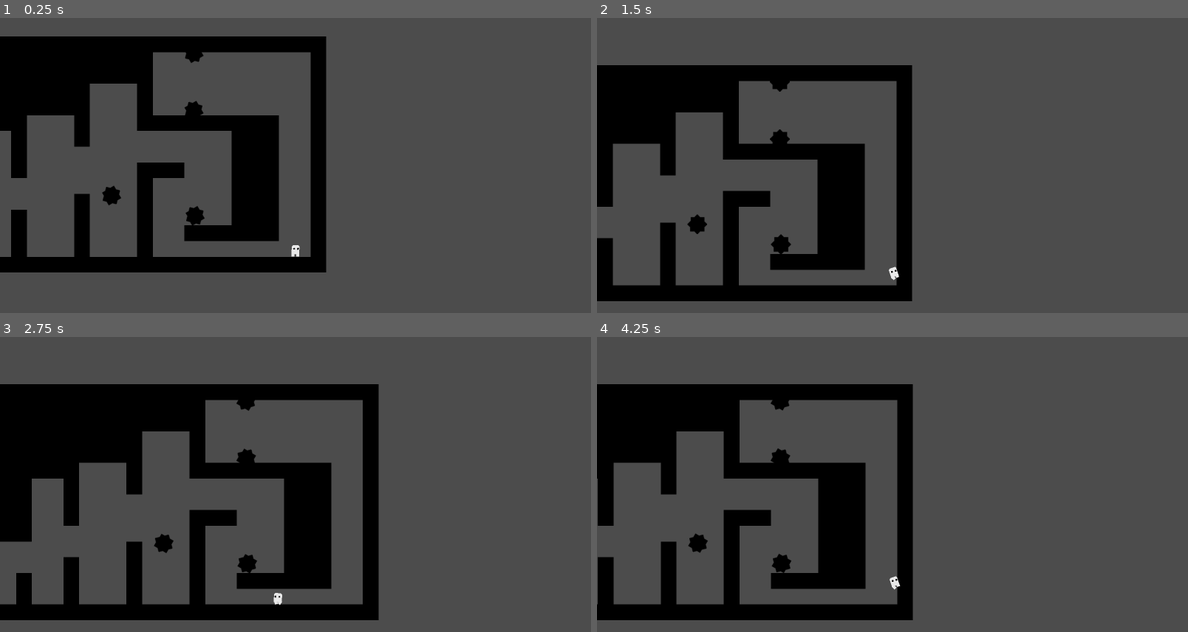
Above: before the commit, frames 1-4 (two rows, left to right).
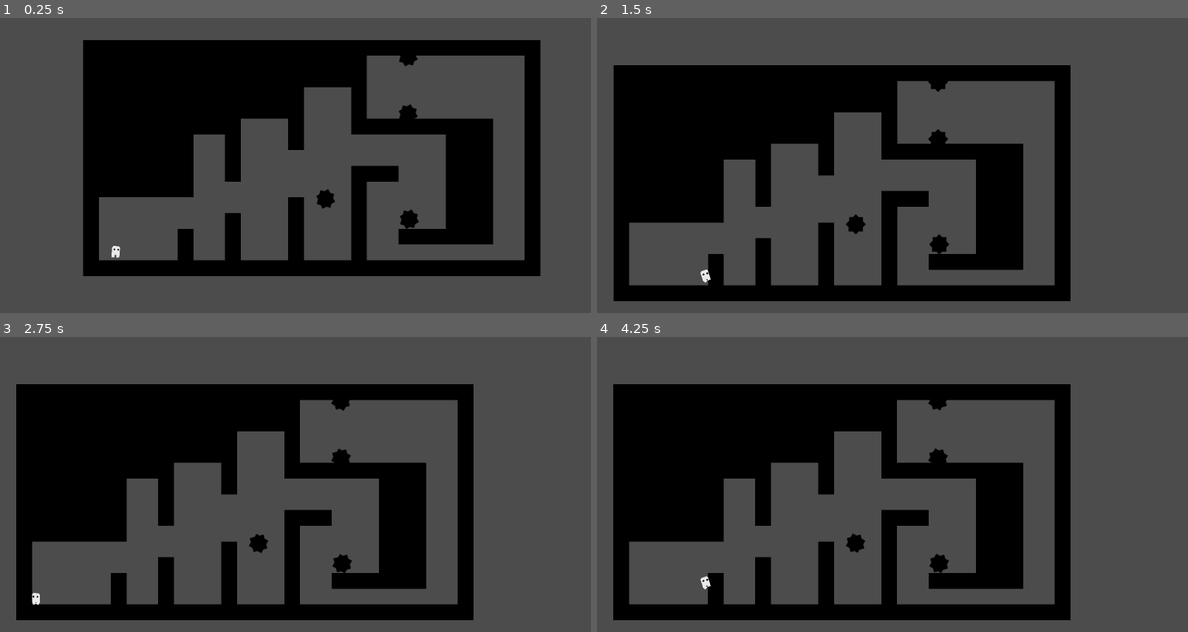
Above: after the commit, the same moments.

Repository: Maigal/gorace
Game: Godot game, scene res://Levels/level_1.tscn
The game is run twice, just before and just after one commit, with the same random seed, the same clock (stepped at 60 frames per second) and the same inputs. This scene is started directly instead of the project's main scene.
Inputs:
- Up to frame 1 (0.25 s): no input
- Up to frame 2 (1.5 s): hold Right (move_right) from 0.53 s (still down); tap Space (jump) at 0.77 s
- Up to frame 3 (2.75 s): tap Space (jump) at 1.52 s; release Right (move_right) at 2.03 s; hold Left (move_left) from 2.03 s (still down)
- Up to frame 4 (4.25 s): release Left (move_left) at 2.78 s; hold Right (move_right) from 2.78 s (still down); tap Space (jump) at 3.02, 3.77 s

The runs differ from the first frame. In frame 1, 38% of the frame differs, in the area x 0-92%, y 6-88%; in frame 2, 32%; in frame 3, 27%; in frame 4, 32%.

Commit message:
constant updates on rooms but buggy

Diff:
--- a/client/Global.gd
+++ b/client/Global.gd
@@ -80,6 +80,8 @@
 				get_tree().change_scene(parsedData["roomScene"])
 			elif parsedData.status == "error":
 				print(parsedData["error_message"])
+		"found_room":
+			on_join_room(parsedData.roomType, parsedData.roomCode)
 		"create_other_players":
 			get_tree().call_group("room", "create_other_players", parsedData["players"])
 		"create_new_player":
@@ -130,11 +132,13 @@
 
 
 func on_join_room(roomType, room):
+	print('jr')
 	var message = {
 		type = "join_room",
 		roomType = roomType,
 		roomCode = room
 	}
+	print('msg, ', message)
 	_client.get_peer(1).put_packet(JSON.print(message).to_utf8())
 
 func on_join_queue(roomType):
--- a/client/Levels/level_0.tscn
+++ b/client/Levels/level_0.tscn
@@ -17,6 +17,7 @@
 tile_set = ExtResource( 2 )
 cell_size = Vector2( 48, 48 )
 collision_layer = 2
+collision_mask = 2147483649
 format = 1
 tile_data = PoolIntArray( 196617, 1610612736, 0, 196618, 1610612736, 0, 196619, 1610612736, 0, 196620, 1610612736, 0, 1 …(2622 unchanged characters)…
 
--- a/client/Levels/level_1.tscn
+++ b/client/Levels/level_1.tscn
@@ -42,4 +42,4 @@
 position = Vector2( 181.295, 695.215 )
 
 [node name="Player" parent="." instance=ExtResource( 1 )]
-position = Vector2( 1346.32, 772.618 )
+position = Vector2( 147.203, 733.937 )
--- a/client/Lobby.gd
+++ b/client/Lobby.gd
@@ -19,4 +19,5 @@
 
 
 func _on_ButtonMatchmaking_pressed():
-	get_tree().call_group("global", "on_join_queue", "versus")
+	print('toque el boton papa')
+	get_tree().call_group("global", "on_join_room", "versus", false)
Not shown, changed: server/Events/Login.js
Not shown, added: server/Events/Matchmaking.js
Not shown, changed: server/Events/Room.js
Not shown, changed: server/state.js
